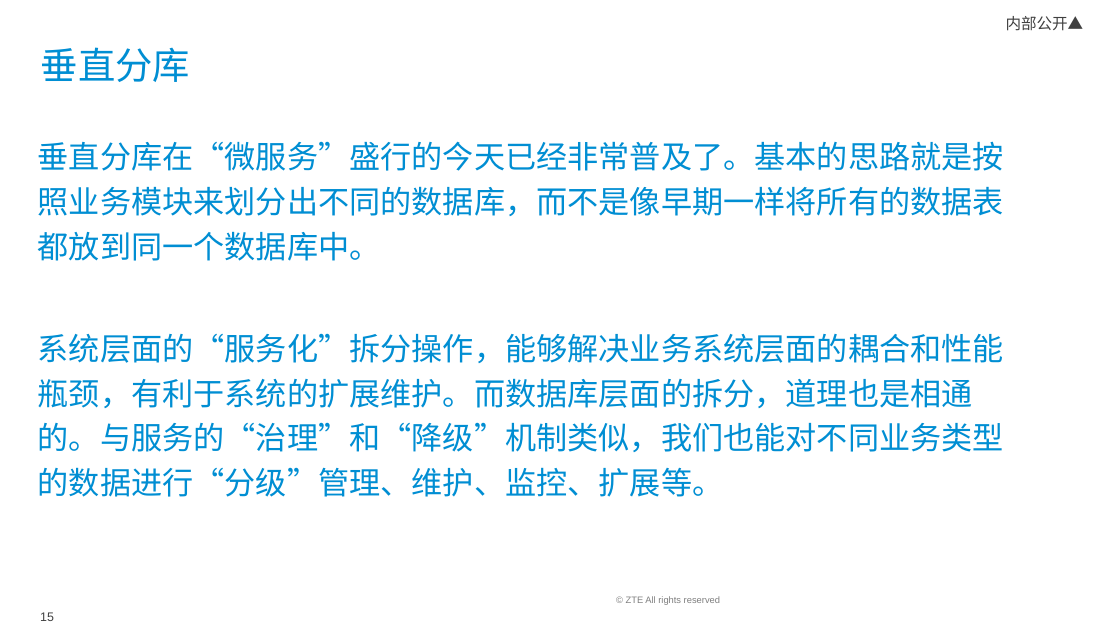
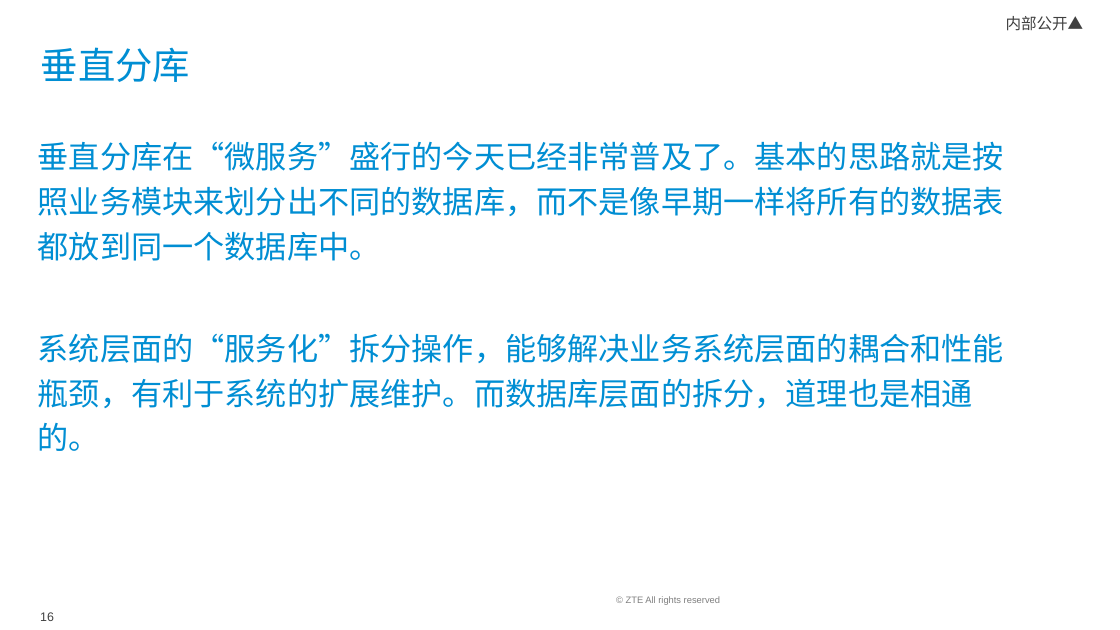
Before and after one commit to johnny8353/jproject, a slide deck: slide 16 of note/note-top/mysql-分布式/黄福强-Mysql分布式集群.pptx (slide 15 before the commit). Drawn at 1120x630 pixels with LibreOffice and Linux fonts; fonts in the diff are those of the drawing; background and template pictures are left out. Boxes give left, top, right and bottom in pixels: in the first picture for what was removed or moved away, otherwise in the second. Text is boxed around its words. In the diff, an @@ line names an element or a change of style, - is before the commit and + after.

```diff
--- a/note/note-top/mysql-分布式/黄福强-Mysql分布式集群.pptx
+++ b/note/note-top/mysql-分布式/黄福强-Mysql分布式集群.pptx
@@ text at bbox=[38, 333, 1004, 451]: text changed @@
-系统层面的“服务化”拆分操作，能够解决业务系统层面的耦合和性能瓶颈，有利于系统的扩展维护。而数据库层面的拆分，道理也是相通的。与服务的“治理”和“降级”机制类似，我们也能对不同业务类型的数据进行“分级”管理、维护、监控、扩展等。
+系统层面的“服务化”拆分操作，能够解决业务系统层面的耦合和性能瓶颈，有利于系统的扩展维护。而数据库层面的拆分，道理也是相通的。
```
Also in this commit, not shown: 5 other slides changed, 1 slide added, 30 other files.
